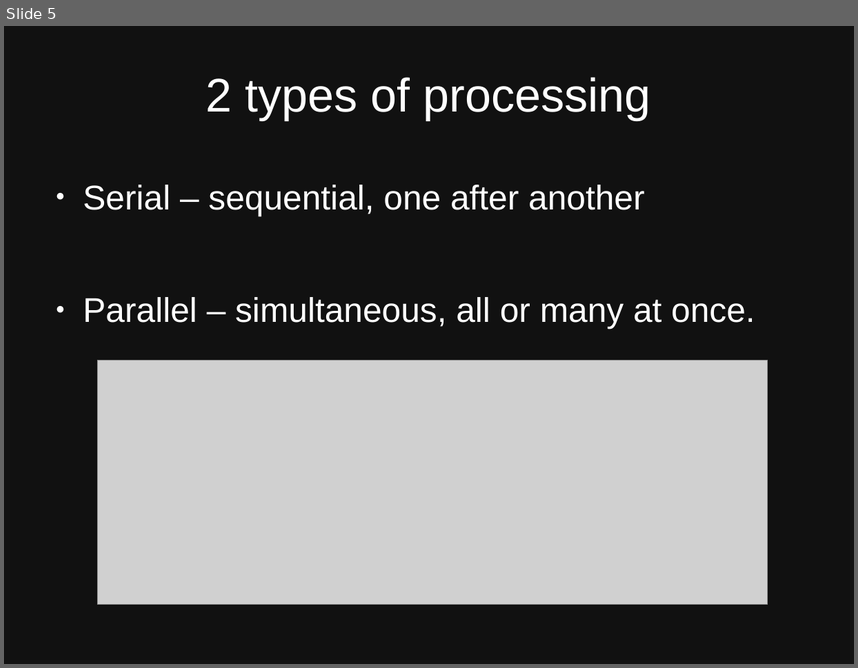
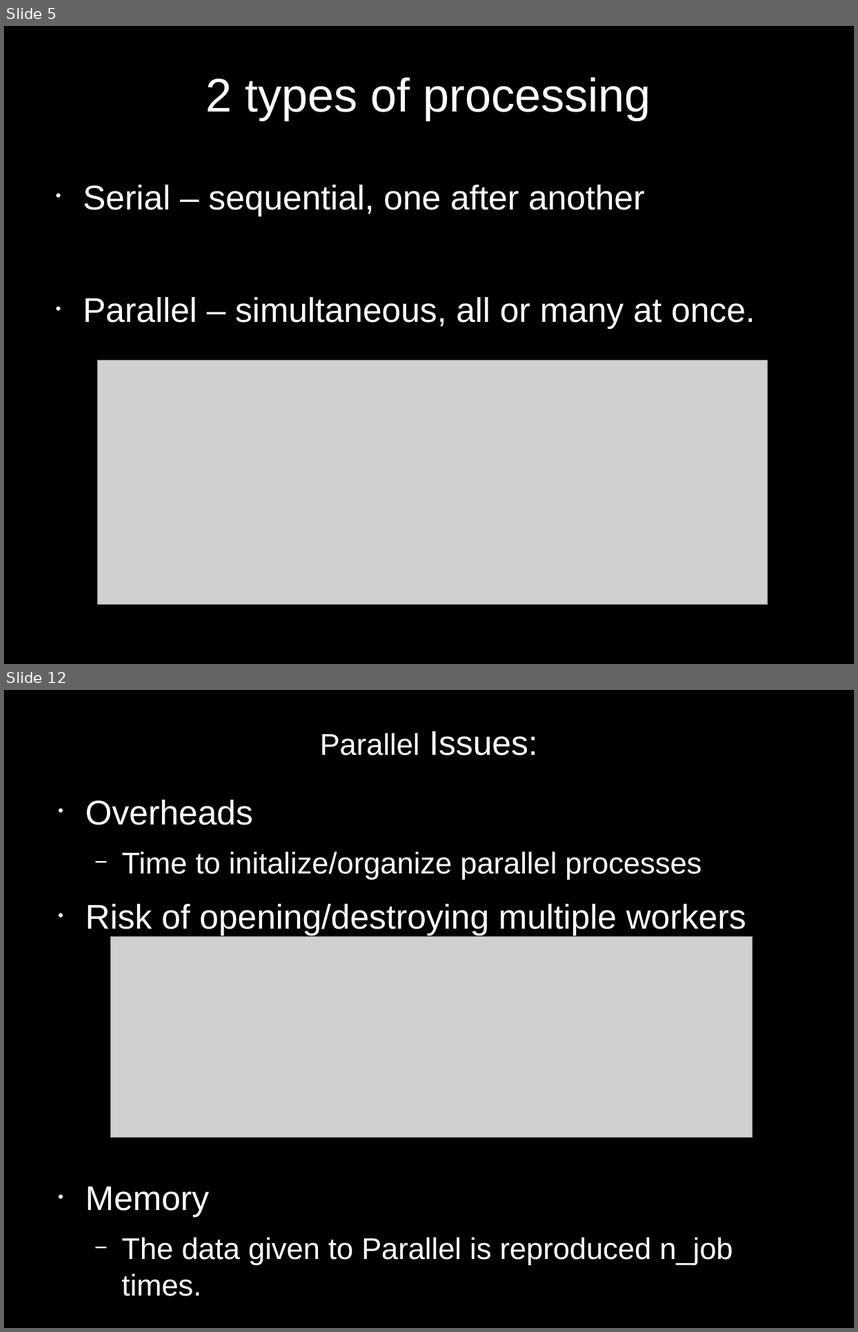
Before and after one commit to jason-neal/PC_Joblib_parrallelization, a slide deck: Embarisingly Parallel.odp. Shown one above the other, each under a label of ours: slide 5 before the commit, slides 5 and 12 after it; the slides between them are not shown. The pictures are 858x668 and 858x1332 pixels, drawn with LibreOffice and Linux fonts; fonts in the diff are those of the drawing; grey boxes stand for pictures. Boxes give left, top, right and bottom in pixels: in the first picture for what was removed or moved away, otherwise in the second. Text is boxed around its words. In the diff, an @@ line names an element or a change of style, - is before the commit and + after.

```diff
--- a/Embarisingly Parallel.odp
+++ b/Embarisingly Parallel.odp
@@ slide 12 added at [4,690,854,1328], background #000000 @@
@@ title added at [320,731,537,756], 28 pt, text #FFFFFF @@
+Parallel Issues:
@@ text added at [85,800,746,1265], 28 pt, text #FFFFFF @@
+• Overheads
+  − Time to initalize/organize parallel processes
+• Risk of opening/destroying multiple workers
+• Memory
+  − The data given to Parallel is reproduced n_job times.
@@ picture added at [110,937,752,1137] @@
@@ slide 5 changed as well @@
@@ background #111111 to #000000 @@
@@ text "Serial – sequential, one after ..." at [83,185,755,328]: bullet ● to • @@
```
Also in this commit, not shown: 3 other slides changed, 11 other slides added, 4 slides removed, 4 other files.
